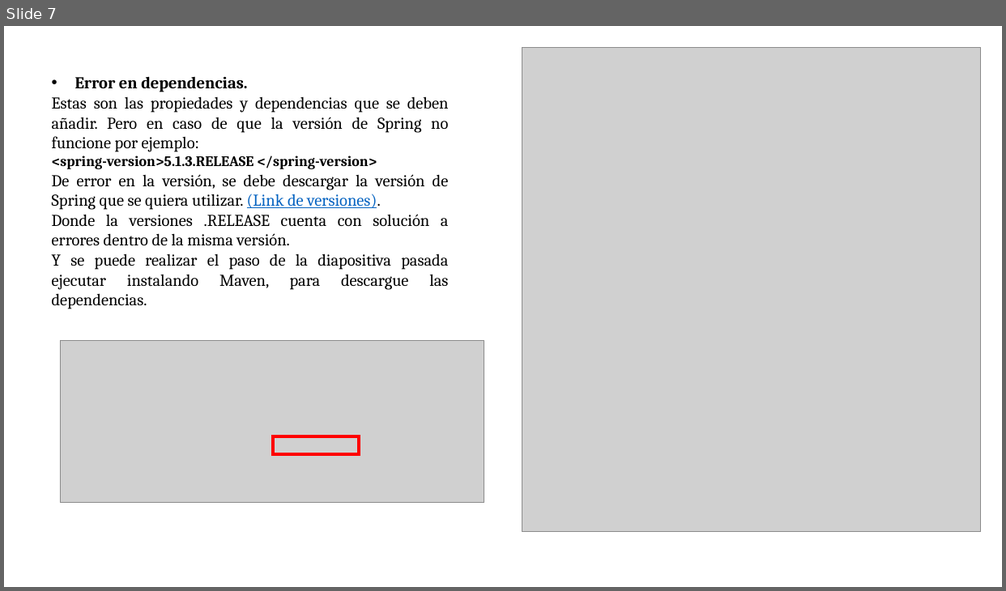
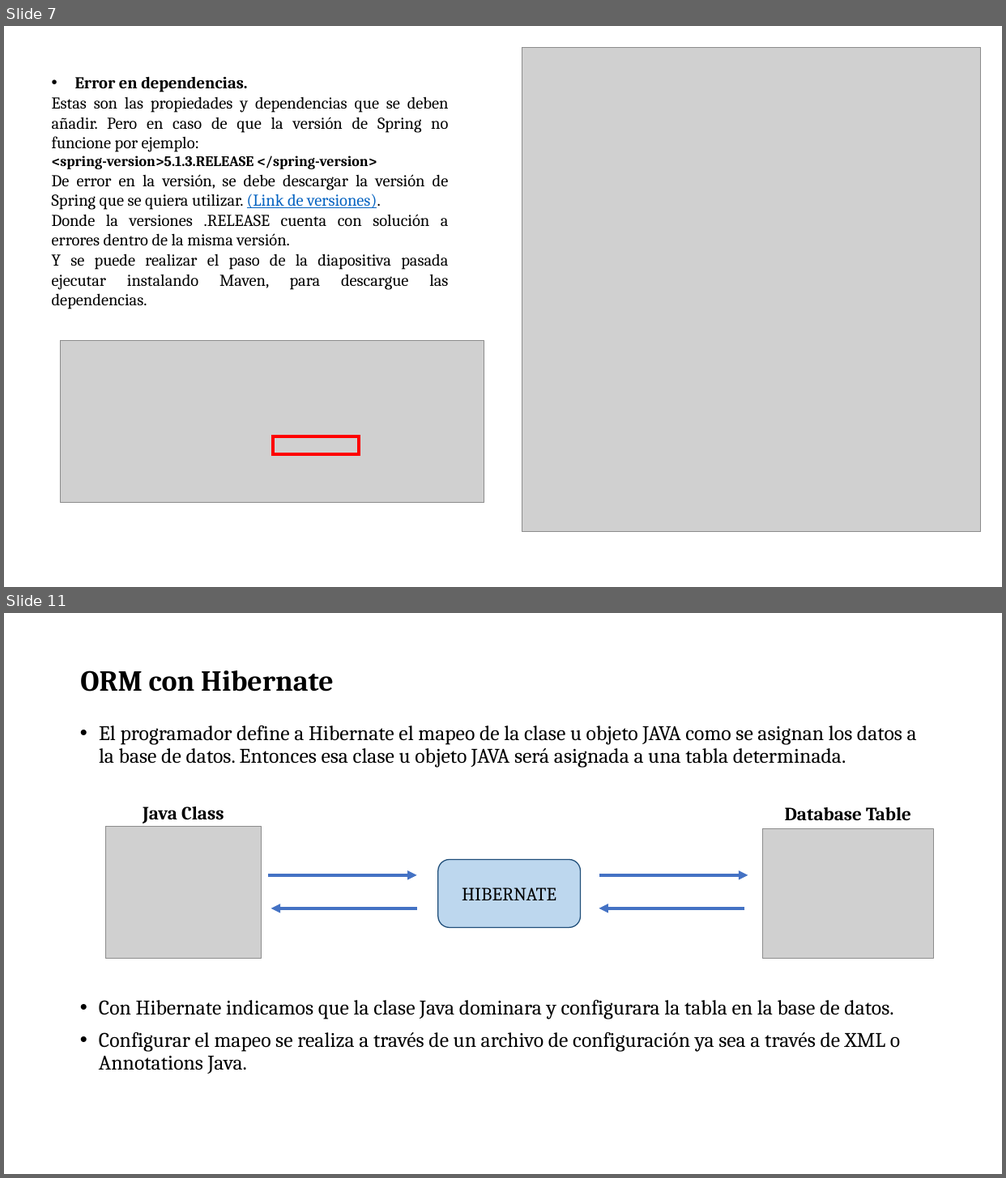
Before and after one commit to soycperez/persistencia-spring-framework, a slide deck: Persistencia con JDBC.pptx. Shown one above the other, each under a label of ours: slide 7 before the commit, slides 7 and 11 after it; the slides between them are not shown. The pictures are 1006x591 and 1006x1178 pixels, drawn with LibreOffice and Linux fonts; fonts in the diff are those of the drawing; grey boxes stand for pictures; background and template pictures are left out. Boxes give left, top, right and bottom in pixels: in the first picture for what was removed or moved away, otherwise in the second. Text is boxed around its words. In the diff, an @@ line names an element or a change of style, - is before the commit and + after.

Commit message:
Conexión de Hibernate con la base de datos con anotaciones

```diff
--- a/Persistencia con JDBC.pptx
+++ b/Persistencia con JDBC.pptx
@@ slide 11 added at bbox=[4, 613, 1002, 1174], background picture (left out) @@
@@ title added at bbox=[80, 671, 333, 692], 28 pt, text #000000, bold @@
+ORM con Hibernate
@@ text added at bbox=[99, 725, 917, 767], 20 pt, text #000000 @@
+• El programador define a Hibernate el mapeo de la clase u objeto JAVA como se asignan los datos a la base de datos. Entonces esa clase u objeto JAVA será asignada a una tabla determinada.
@@ text added at bbox=[143, 807, 224, 824], 18 pt, text #000000, bold @@
+Java Class
@@ picture added at bbox=[106, 827, 261, 959] @@
@@ picture added at bbox=[763, 828, 934, 958] @@
@@ text added at bbox=[785, 807, 911, 821], 18 pt, text #000000, bold @@
+Database Table
@@ arrow added from (268, 875) to (417, 875), #4472C4 3 pt @@
@@ rounded rectangle added at bbox=[438, 860, 581, 928], fill #BDD7EE, outline #1F4E79 1 pt, 18 pt, text #000000 @@
+HIBERNATE
@@ arrow added from (599, 875) to (748, 875), #4472C4 3 pt @@
@@ arrow added from (417, 909) to (271, 909), #4472C4 3 pt @@
@@ arrow added from (745, 909) to (599, 909), #4472C4 3 pt @@
@@ text added at bbox=[99, 999, 900, 1074], 20 pt, text #000000 @@
+• Con Hibernate indicamos que la clase Java dominara y configurara la tabla en la base de datos.
+• Configurar el mapeo se realiza a través de un archivo de configuración ya sea a través de XML o Annotations Java.
```
Also in this commit, not shown: 2 slides changed, 5 other slides added, 2 slides removed, 10 other files.
